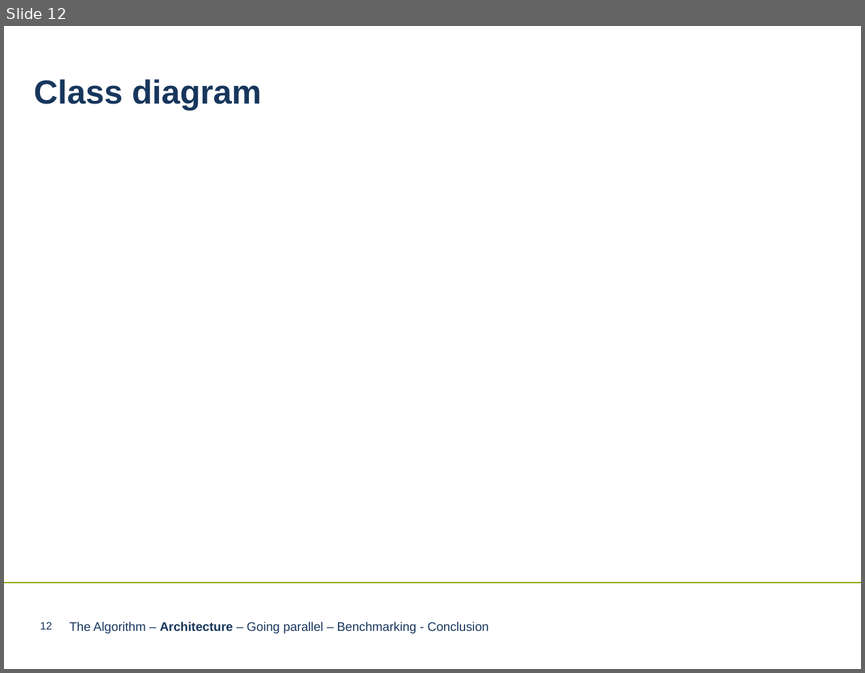
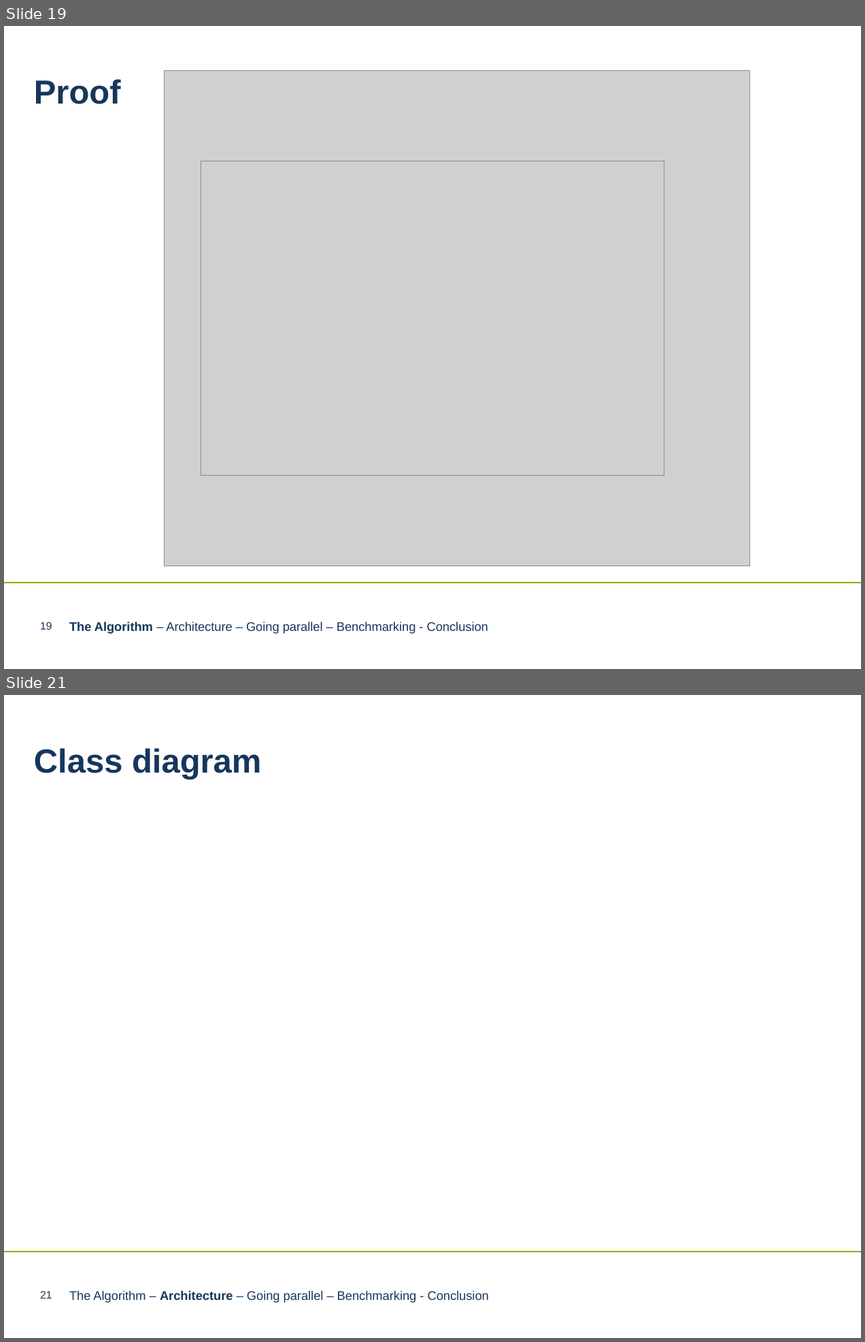
Before and after one commit to LnFlg/Perceptron, a slide deck: Perceptron Algorithm neueres PPT-Format.pptx. Shown one above the other, each under a label of ours: slide 12 before the commit, slides 19 and 21 after it; the slides between them are not shown. The pictures are 865x673 and 865x1342 pixels, drawn with LibreOffice and Linux fonts; fonts in the diff are those of the drawing; grey boxes stand for pictures; background and template pictures are left out. Boxes give left, top, right and bottom in pixels: in the first picture for what was removed or moved away, otherwise in the second. Text is boxed around its words. In the diff, an @@ line names an element or a change of style, - is before the commit and + after.

```diff
--- a/Perceptron Algorithm neueres PPT-Format.pptx
+++ b/Perceptron Algorithm neueres PPT-Format.pptx
@@ slide 19 added at box(4, 26, 861, 669), background #FFFFFF; not listed: 1 template element that a slide beside it also shows @@
@@ text added at box(34, 79, 121, 104), 28 pt, text #17365C, bold @@
+Proof
@@ picture added at box(164, 71, 749, 566) @@
@@ picture added at box(201, 161, 664, 476) @@
@@ page number added at box(40, 622, 52, 629), 9 pt, text #17365C @@
+19
@@ text added at box(69, 621, 488, 633), 10.5 pt, text #17365C @@
+The Algorithm – Architecture – Going parallel – Benchmarking - Conclusion
@@ what was slide 12 is now slide 21 @@
@@ page number at box(40, 1291, 52, 1298): text changed @@
-12
+21
```
Also in this commit, not shown: 6 slides changed, 8 other slides added.
